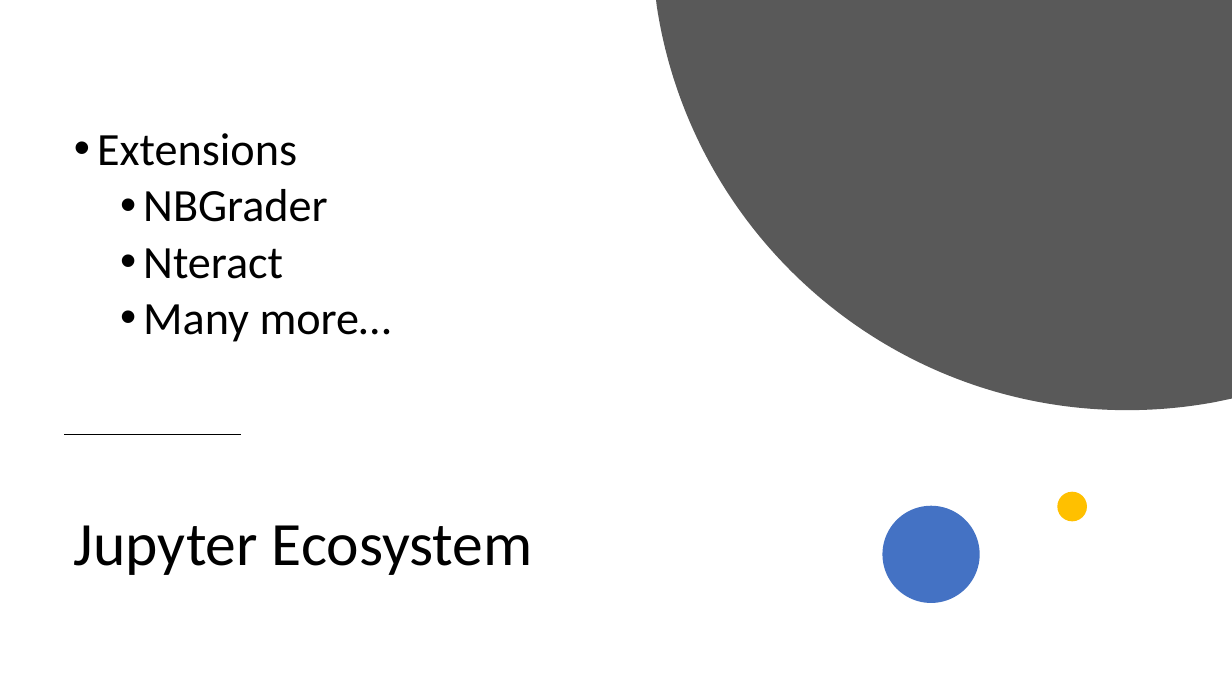
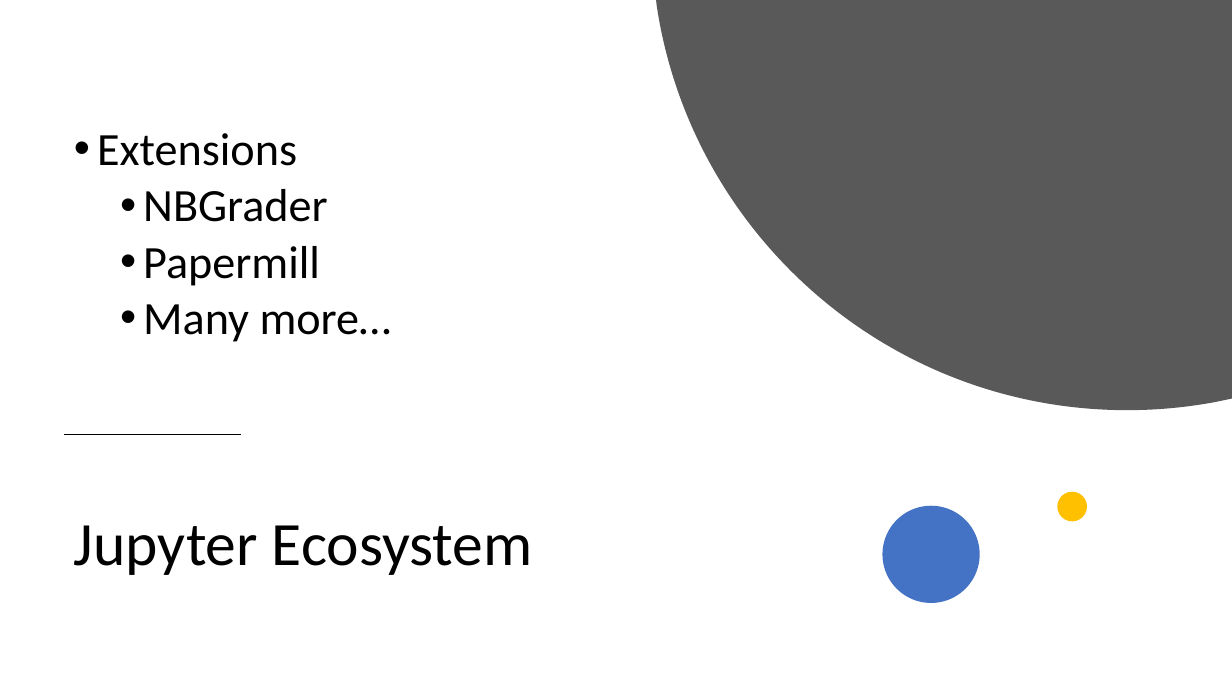
Before and after one commit to lqdev/Presentations, a slide deck: slide 16 of NYCNETDevs072019/slides/InteractiveProgrammingFSharp.pptx. Drawn at 1232x693 pixels with LibreOffice and Linux fonts; fonts in the diff are those of the drawing. Boxes give left, top, right and bottom in pixels: in the first picture for what was removed or moved away, otherwise in the second. Text is boxed around its words. In the diff, an @@ line names an element or a change of style, - is before the commit and + after.

```diff
--- a/NYCNETDevs072019/slides/InteractiveProgrammingFSharp.pptx
+++ b/NYCNETDevs072019/slides/InteractiveProgrammingFSharp.pptx
@@ text at box(143, 246, 320, 286): text changed @@
-  • Nteract
+  • Papermill
```
Also in this commit, not shown: 4 other slides changed, 18 other files.
